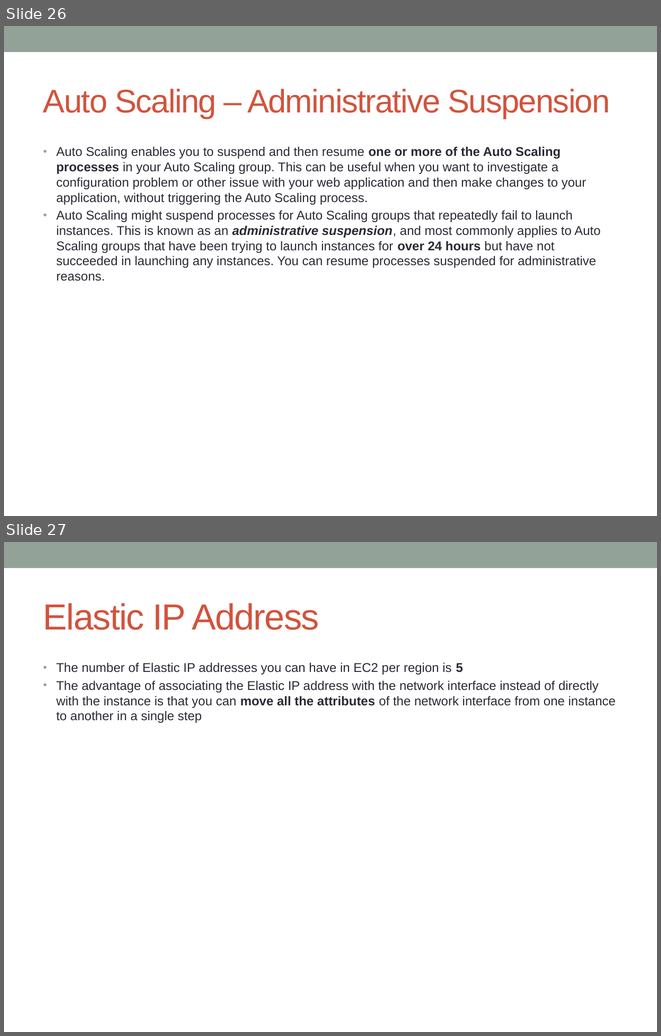
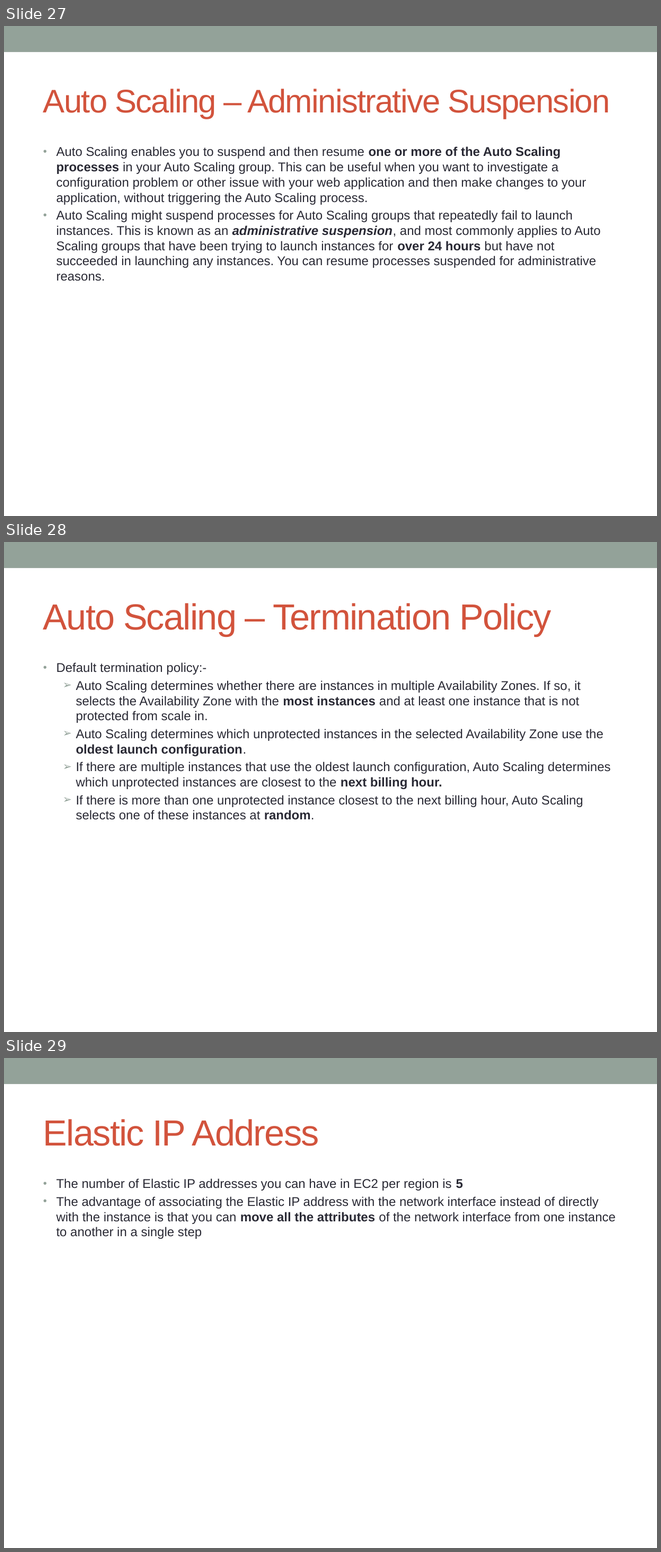
Before and after one commit to notionquest/ProjectDocumentation, a slide deck: AWS_Solution_Architect.pptx. Shown one above the other, each under a label of ours: slides 26 and 27 before the commit, slides 27, 28 and 29 after it. The pictures are 661x1036 and 661x1552 pixels, drawn with LibreOffice and Linux fonts; fonts in the diff are those of the drawing. Boxes give left, top, right and bottom in pixels: in the first picture for what was removed or moved away, otherwise in the second. Text is boxed around its words. In the diff, an @@ line names an element or a change of style, - is before the commit and + after.

```diff
--- a/AWS_Solution_Architect.pptx
+++ b/AWS_Solution_Architect.pptx
@@ slide 28 added at bbox=[4, 542, 657, 1032], background #FFFFFF; not listed: 1 template element that a slide beside it also shows @@
@@ title added at bbox=[43, 603, 551, 636], 40 pt, text #D2533C @@
+Auto Scaling – Termination Policy
@@ text added at bbox=[56, 662, 611, 820], 14 pt, text #292934 @@
+• Default termination policy:-
+  ➢ Auto Scaling determines whether there are instances in multiple Availability Zones. If so, it selects the Availability Zone with the most instances and at least one instance that is not protected from scale in.
+  ➢ Auto Scaling determines which unprotected instances in the selected Availability Zone use the oldest launch configuration.
+  ➢ If there are multiple instances that use the oldest launch configuration, Auto Scaling determines which unprotected instances are closest to the next billing hour.
+  ➢ If there is more than one unprotected instance closest to the next billing hour, Auto Scaling selects one of these instances at random.
@@ what was slide 26 is now slide 27 @@
@@ what was slide 27 is now slide 29 @@
```
Also in this commit, not shown: 10 slides changed, 20 other slides added.
